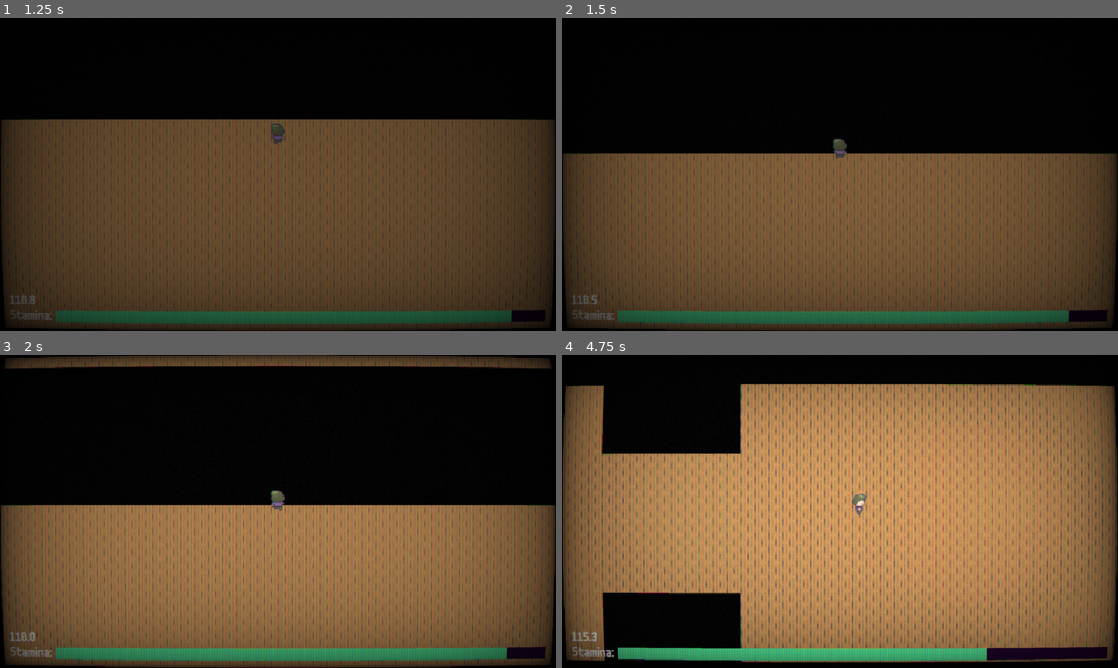
Above: before the commit, frames 1-4 (two rows, left to right).
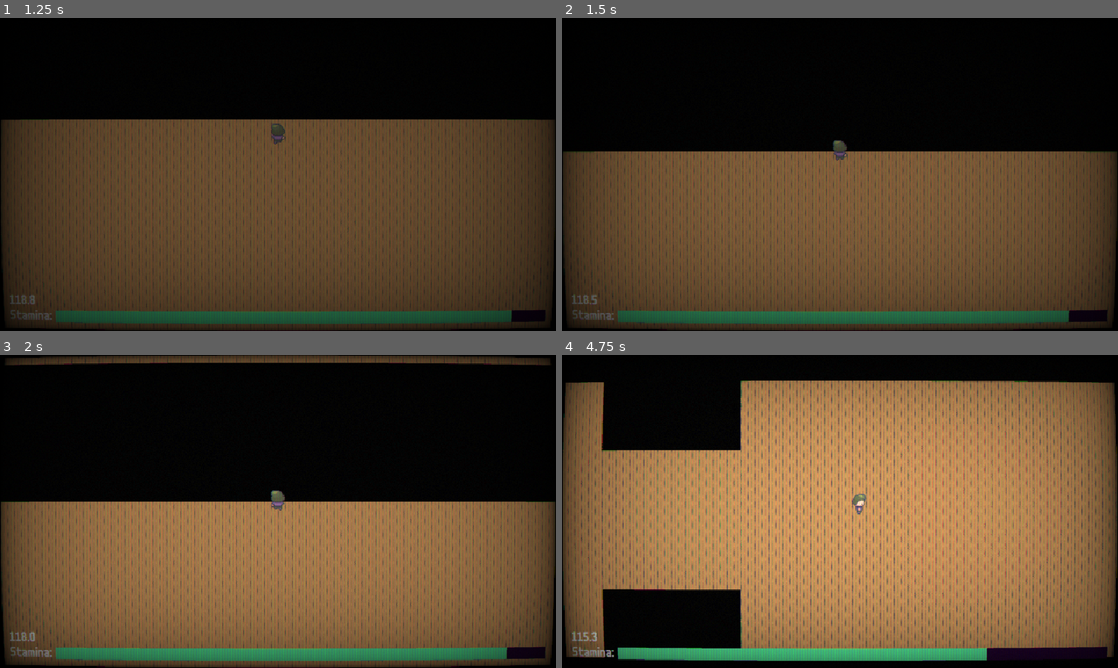
Above: after the commit, the same moments.

Repository: juliohq/dark-house-lucas_kernan
Game: Godot game, scene res://levels/house.tscn
The game is run twice, just before and just after one commit, with the same random seed, the same clock (stepped at 60 frames per second) and the same inputs.
Inputs:
- Up to frame 1 (1.25 s): hold W (up) from 0.53 s (still down); hold Shift (run) from 0.53 s (still down)
- Up to frame 2 (1.5 s): keep holding W (up); release Shift (run) at 1.28 s; tap Shift (run) at 1.35 s
- Up to frame 3 (2 s): keep holding W (up)
- Up to frame 4 (4.75 s): release W (up) at 2.03 s; hold Shift (run) 2.03-2.78 s; hold A (left) 2.03-3.53 s; tap Shift (run) at 2.85, 4.35 s; hold S (down) 3.53-4.28 s; hold Shift (run) 3.53-4.28 s; hold D (right) from 4.28 s (still down)

Frame 1 is identical in both runs. In frame 2, 0.9% of the frame differs, in the area x 0-100%, y 38-82%; in frame 3, 4.4%; in frame 4, 9.9%, in the area x 0-100%, y 8-99%.

Commit message:
Fix player position outside of navigation bounds

Diff:
--- a/characters/player.tscn
+++ b/characters/player.tscn
@@ -8,7 +8,6 @@
 [ext_resource type="Script" uid="uid://04qvxlqhlng3" path="res://characters/states/walk.gd" id="6_3bors"]
 
 [sub_resource type="CircleShape2D" id="CircleShape2D_j31ep"]
-radius = 6.0
 
 [sub_resource type="Animation" id="Animation_j31ep"]
 resource_name = "IDLE_DOWN"
